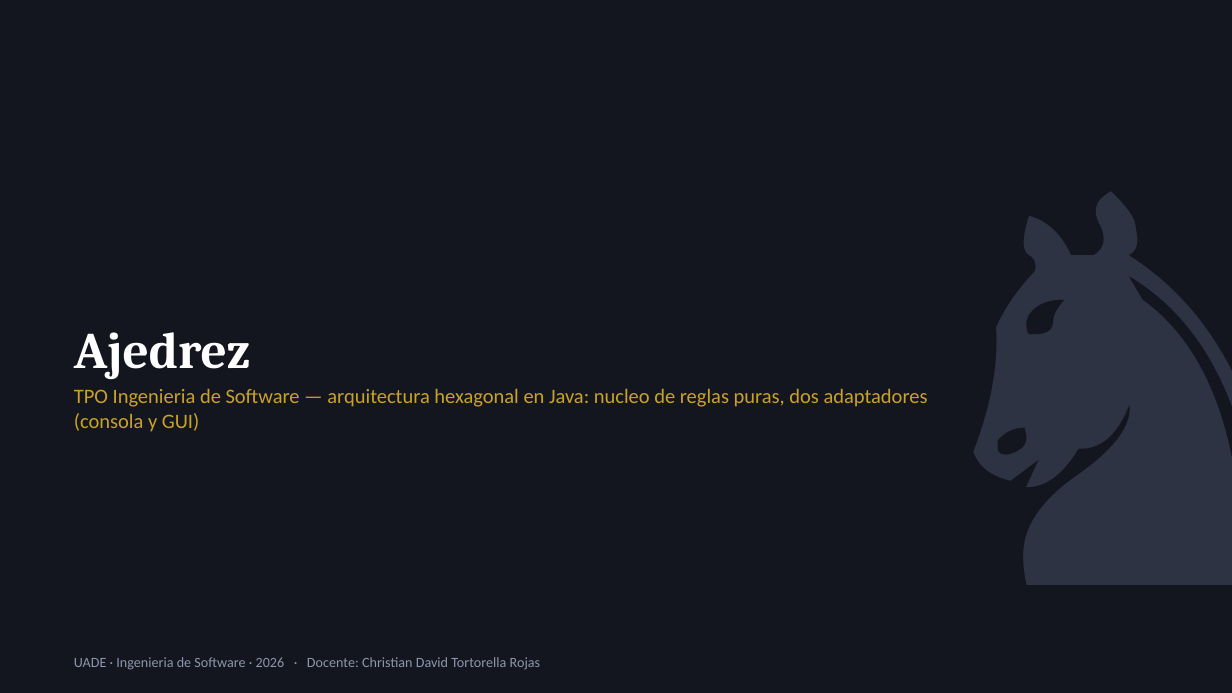
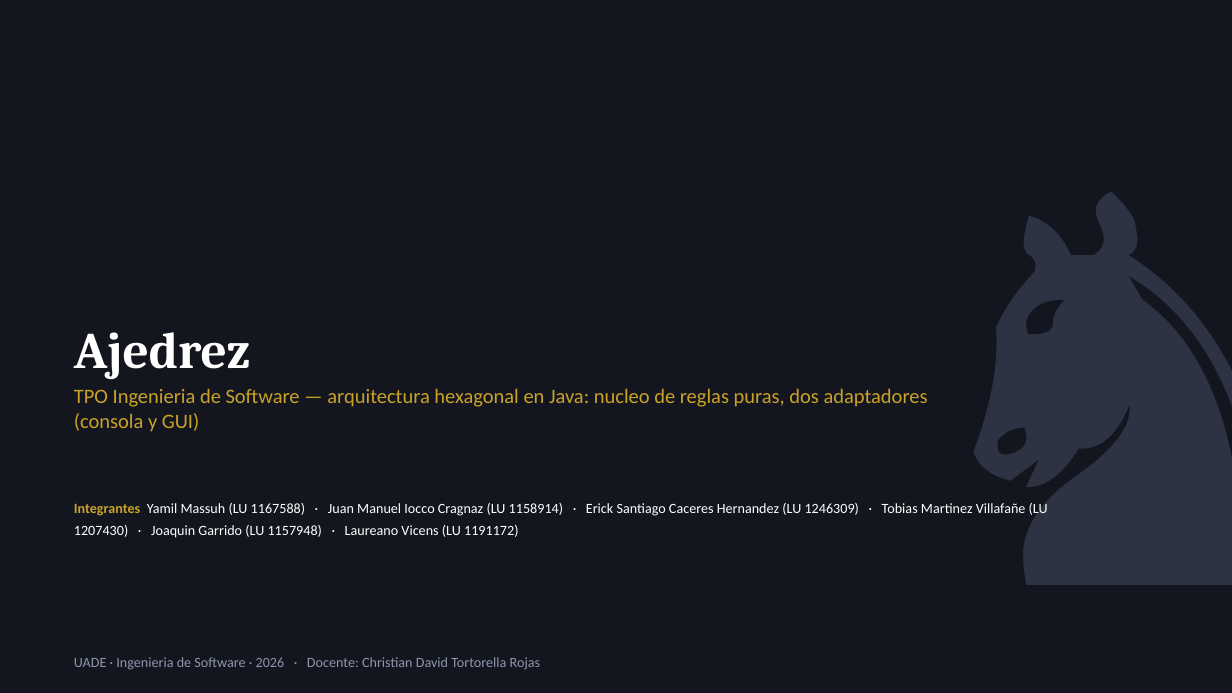
Before and after one commit to massuhyamil-TheCreator/TPO-AJEDREZ-ING.SOFTWARE2026, a slide deck: slide 1 of docs/presentacion_tpo.pptx. Drawn at 1232x693 pixels with LibreOffice and Linux fonts; fonts in the diff are those of the drawing. Boxes give left, top, right and bottom in pixels: in the first picture for what was removed or moved away, otherwise in the second. Text is boxed around its words. In the diff, an @@ line names an element or a change of style, - is before the commit and + after.

```diff
--- a/docs/presentacion_tpo.pptx
+++ b/docs/presentacion_tpo.pptx
@@ text added at bbox=[74, 503, 1048, 538], 11 pt, text #FFFFFF @@
+Integrantes Yamil Massuh (LU 1167588) · Juan Manuel Iocco Cragnaz (LU 1158914) · Erick Santiago Caceres Hernandez (LU 1246309) · Tobias Martinez Villafañe (LU 1207430) · Joaquin Garrido (LU 1157948) · Laureano Vicens (LU 1191172)
```
Also in this commit, not shown: 3 other files.
